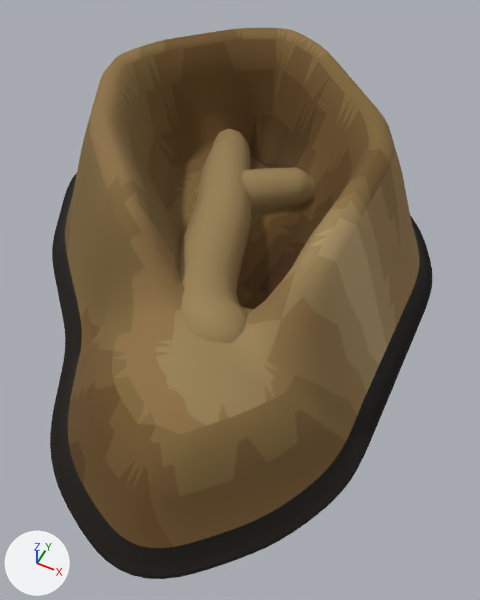
The glTF model public/models/enemies/newsh5-284.glb, before and after one commit.
Before and after are seen from a camera (50 mm lens) standing at (0.87, -1.52, 1.81) and looking at (0.18, -0.14, 0.09). Every picture has the same lights, and +X, +Y and +Z are marked at lower left. The first picture is the older version. Vertices at exactly the same position are counted once.

Names of what the first picture shows: 'newsh5-284'.
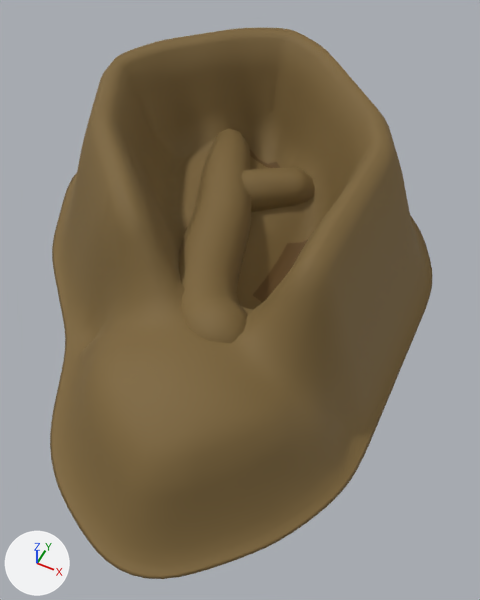
The change, as a list of edits to the scene's bpy script:
```text
Change me_newsh5_284:
    where me_newsh5_284.from_pydata(...)  # 3380 vertices, 6748 faces; spans x -0.84..0.76, y -1.08..1.09, z 0.0..0.58
    used by ob_newsh5_284; location = (0.0, 0.0, 0.0)
    remove me_newsh5_284.materials.append(mat_pal_17_newsh5_284)  # black #1c1000
    me_newsh5_284 part 1: 840 faces spanning x -0.84..0.76, y -1.08..1.09, z 0.0..0.07 switch from mat_pal_16_newsh5_284 (black #100800) to mat_pal_24_newsh5_284 (brown #7d6538)
    me_newsh5_284 part 2: 37 faces spanning x -0.15..0.31, y -0.15..0.6, z 0.09..0.15 switch from mat_pal_20_newsh5_284 (brown #492c10) to mat_pal_22_newsh5_284 (brown #654920)
    me_newsh5_284 part 3: 9 faces spanning x -0.15..0.31, y -0.19..0.6, z 0.1..0.17 switch from mat_pal_21_newsh5_284 (brown #553c18) to mat_pal_22_newsh5_284 (brown #654920)
    me_newsh5_284 part 4: 89 faces spanning x -0.15..0.36, y -0.94..0.68, z 0.05..0.45 switch from mat_pal_21_newsh5_284 (brown #553c18) to mat_pal_24_newsh5_284 (brown #7d6538)
    me_newsh5_284 part 5: 309 faces spanning x -0.44..0.4, y -1.02..0.73, z 0.05..0.56 switch from mat_pal_22_newsh5_284 (brown #654920) to mat_pal_24_newsh5_284 (brown #7d6538)
    me_newsh5_284 part 6: 483 faces spanning x -0.62..0.7, y -0.98..0.77, z 0.04..0.58 switch from mat_pal_23_newsh5_284 (brown #71552c) to mat_pal_24_newsh5_284 (brown #7d6538)
    me_newsh5_284 part 7: 789 faces spanning x -0.78..0.7, y -0.82..0.86, z 0.06..0.58 switch from mat_pal_25_newsh5_284 (brown #8e7145) to mat_pal_24_newsh5_284 (brown #7d6538)
    me_newsh5_284 part 8: 3003 faces spanning x -0.59..0.7, y -0.75..1.01, z 0.05..0.58 switch from mat_pal_26_newsh5_284 (brown #9a8255) to mat_pal_24_newsh5_284 (brown #7d6538)
    me_newsh5_284 part 9: 192 faces spanning x -0.21..0.7, y -0.3..1.03, z 0.07..0.58 switch from mat_pal_27_newsh5_284 (brown #aa9265) to mat_pal_24_newsh5_284 (brown #7d6538)
```

Boxes (x1, y1, x2, y2) around the edits, measured in the pictures (480 x 600 px):
part 1 of me_newsh5_284, recoloured: (50, 173, 432, 579) in both
part 2 of me_newsh5_284, recoloured: (250, 155, 305, 297) in both
part 3 of me_newsh5_284, recoloured: (250, 149, 308, 303) in both
part 4 of me_newsh5_284, recoloured: (69, 98, 333, 485) in both
part 5 of me_newsh5_284, recoloured: (68, 42, 352, 548) in both
part 6 of me_newsh5_284, recoloured: (65, 29, 390, 547) in both
part 7 of me_newsh5_284, recoloured: (88, 28, 420, 434) in both
part 8 of me_newsh5_284, recoloured: (156, 129, 395, 426) in both
part 9 of me_newsh5_284, recoloured (darker): (309, 218, 388, 364) in both
